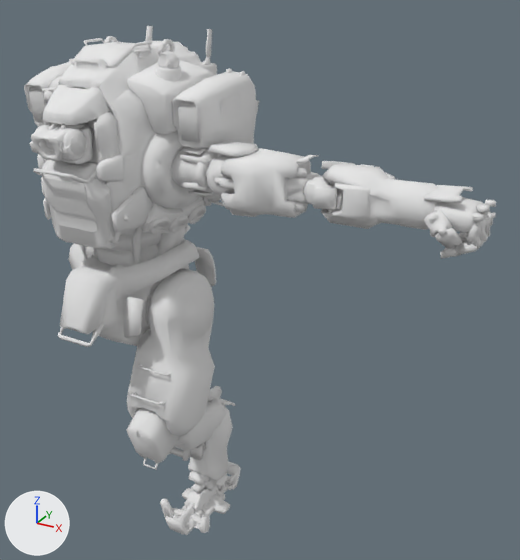
The OBJ model BT_model_PM/Body.obj: old version first, new version second.
Camera for both pictures: a camera (50 mm lens) standing at (57.1, -69.5, 75.9) and looking at (16.6, 4.2, 39.1). Lighting does not change. The marker at lower left points along +X, +Y and +Z. Where no turn or scale is listed for an object, it has been applied to the vertices.

Names of what the first picture shows: 'arm', 'arm.001', 'body', 'hatch.001', 'hatch.002', 'leg', 'leg.001', 'leg.002'.
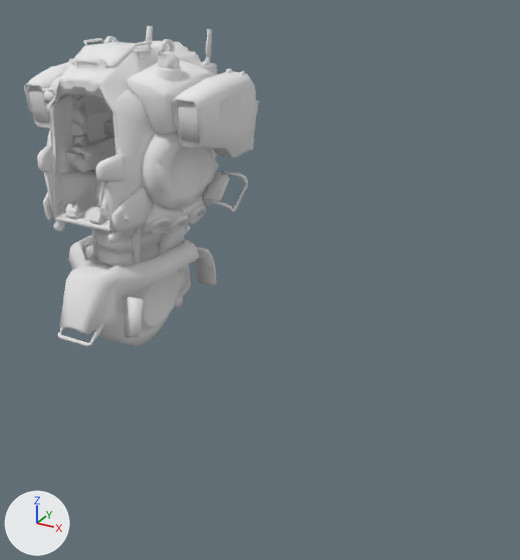
Edits to the bpy script that builds the scene:
```text
Remove ob_arm:
    ob_arm = bpy.data.objects.new('arm', me_arm)
    ob_arm.location = (0.0, 0.0, 0.0)
Remove ob_arm_001:
    ob_arm_001 = bpy.data.objects.new('arm.001', me_arm_001)
    ob_arm_001.location = (0.0, 0.0, 0.0)
Remove ob_hatch_001:
    ob_hatch_001 = bpy.data.objects.new('hatch.001', me_hatch_001)
    ob_hatch_001.location = (0.0, 0.0, 0.0)
Remove ob_hatch_002:
    ob_hatch_002 = bpy.data.objects.new('hatch.002', me_hatch_002)
    ob_hatch_002.location = (0.0, 0.0, 0.0)
Remove ob_leg:
    ob_leg = bpy.data.objects.new('leg', me_leg)
    ob_leg.location = (0.0, 0.0, 0.0)
Remove ob_leg_001:
    ob_leg_001 = bpy.data.objects.new('leg.001', me_leg_001)
    ob_leg_001.location = (0.0, 0.0, 0.0)
Remove ob_leg_002:
    ob_leg_002 = bpy.data.objects.new('leg.002', me_leg_002)
    ob_leg_002.location = (0.0, 0.0, 0.0)
```

Location of each change, (x1, y1, x2, y2) in pixels of the pictures (520 x 560 px):
'leg.002', deleted
    before: (127, 268, 215, 437)
'arm.001', deleted
    before: (313, 161, 496, 259)
'arm', deleted
    before: (172, 141, 337, 218)
'hatch.002', deleted
    before: (29, 85, 119, 164)
    faces in mat_bt_a_all (white #e7e7e7): (29, 85, 119, 164)
    faces in mat_bt_a_all_factory (white #e7e7e7): (49, 123, 93, 164)
'hatch.001', deleted
    before: (33, 159, 115, 249)
    faces in mat_bt_a_all (white #e7e7e7): (33, 159, 115, 249)
    faces in mat_bt_decal (white #e7e7e7): (43, 177, 97, 232)
'leg', deleted
    before: (160, 398, 241, 535)
'leg.001', deleted
    before: (127, 386, 225, 470)
